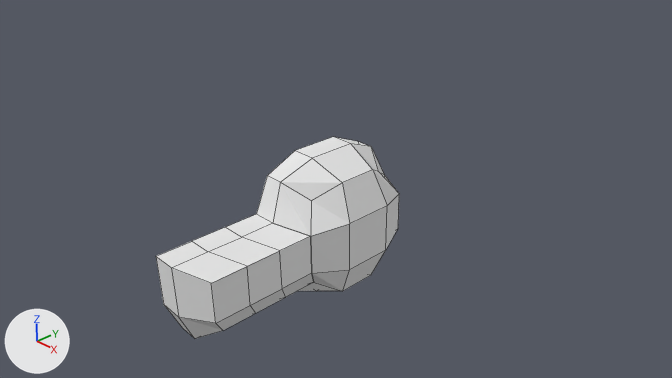
The Blender file grommet.blend, before and after one commit.
One viewpoint serves both versions: the file's camera 'Camera'. Lighting does not change. The marker at lower left points along +X, +Y and +Z. Mesh edges are drawn as thin lines.
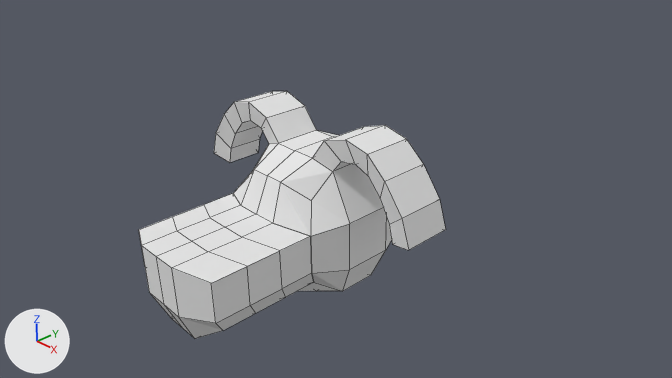
Location of each change, (x1, y1, x2, y2) in pixels of the pictures (672 x 378 px):
```json
{"object": "Cube", "change": "reshaped, modifiers changed", "before": [156, 137, 399, 339], "after": [139, 91, 446, 339], "on screen": "26% wider, 23% taller"}
{"part": 1, "of": "me_cube", "change": "built on", "before": [281, 144, 399, 236], "after": [214, 91, 446, 250]}
```

Scene script edits in JSON lines:
```json
{"block": "me_cube", "where": "# used by ob_cube; location = (0.0, 0.0, 0.0)"}
{"op": "remove", "block": "me_cube", "code": "me_cube.from_pydata(...)  # 124 vertices, 105 faces; spans x 0.0..1.25, y -3.02..1.25, z -1.25..1.25"}
{"op": "add", "block": "me_cube", "code": "me_cube.from_pydata(...)  # 148 vertices, 129 faces; spans x 0.0..2.43, y -3.02..1.25, z -1.25..1.78"}
{"block": "me_cube", "change": "me_cube part 1"}
{"block": "me_cube", "change": "1 face is deleted"}
{"block": "me_cube", "change": "2 vertices move from x 1.0, y -0.33..0.33, z 1.0 to x 0.79, y -0.33..0.34, z 1.11"}
{"block": "me_cube", "change": "12 vertices are added at x 0.71..2.43, y -0.42..-0.33, z 0.36..1.78"}
{"block": "me_cube", "change": "6 new vertices lie (0.0, 0.84, 0.0) away from vertices in x 0.71..2.43, y -0.42, z 0.46..1.78"}
{"block": "me_cube", "change": "6 new vertices lie (0.0, 0.67, 0.0) away from vertices in x 0.98..2.05, y -0.33, z 0.36..1.39"}
{"block": "me_cube", "change": "25 new faces join them"}
{"op": "add", "block": "ob_cube", "code": "_m = ob_cube.modifiers.new('Mirror', 'MIRROR')"}
{"op": "add", "block": "ob_cube", "code": "_m.use_clip = True"}
```
